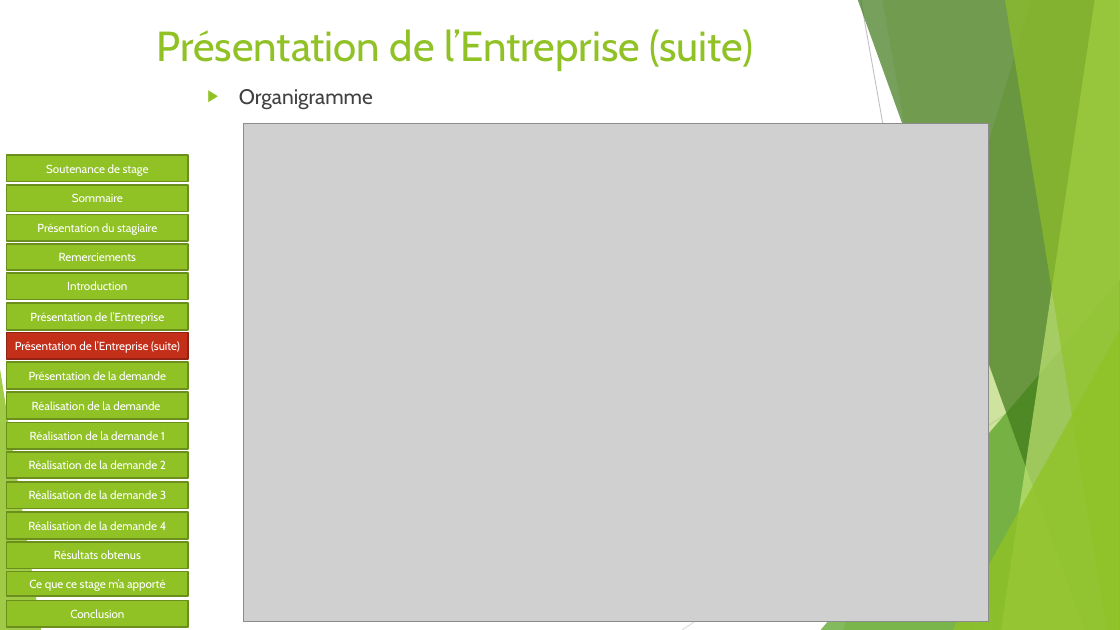
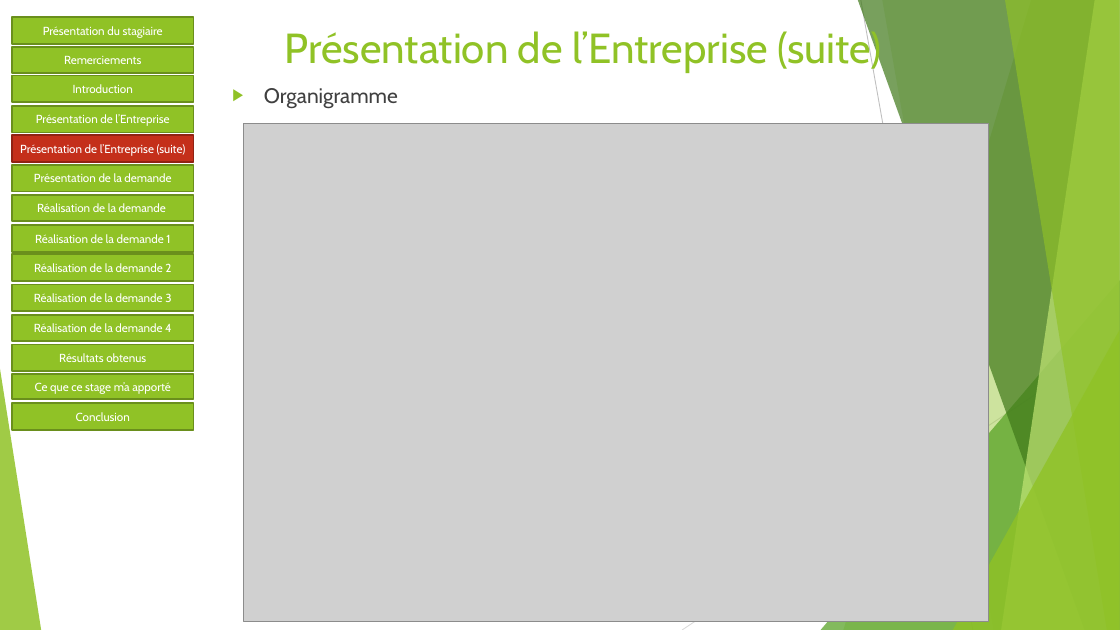
Before and after one commit to Sophie36/LASERSTORE, a slide deck: slide 7 of SOUTENANCE/Soutenance de stage.pptx. Drawn at 1120x630 pixels with LibreOffice and Linux fonts; fonts in the diff are those of the drawing; grey boxes stand for pictures. Boxes give left, top, right and bottom in pixels: in the first picture for what was removed or moved away, otherwise in the second. Text is boxed around its words. In the diff, an @@ line names an element or a change of style, - is before the commit and + after.

```diff
--- a/SOUTENANCE/Soutenance de stage.pptx
+++ b/SOUTENANCE/Soutenance de stage.pptx
@@ title "Présentation de l’Entreprise (suite)": place and size @@
-title "Présentation de l’Entreprise (suite)" at box(157, 29, 753, 71)
+title "Présentation de l’Entreprise (suite)" at box(285, 28, 882, 73)
@@ 6 rectangles: place and size @@
-6 rectangles at box(7, 245, 188, 628)
+6 rectangles at box(12, 47, 193, 430)
@@ 8 rectangles: place and size @@
-8 rectangles at box(7, 214, 188, 597)
+8 rectangles at box(12, 17, 193, 399)
@@ text "Organigramme": place and size @@
-text "Organigramme" at box(239, 89, 373, 110)
+text "Organigramme" at box(264, 88, 398, 109)
@@ rectangle removed at box(7, 155, 188, 182) @@
-Soutenance de stage
@@ rectangle removed at box(7, 185, 188, 212) @@
-Sommaire
```
Also in this commit, not shown: 15 other slides changed.
